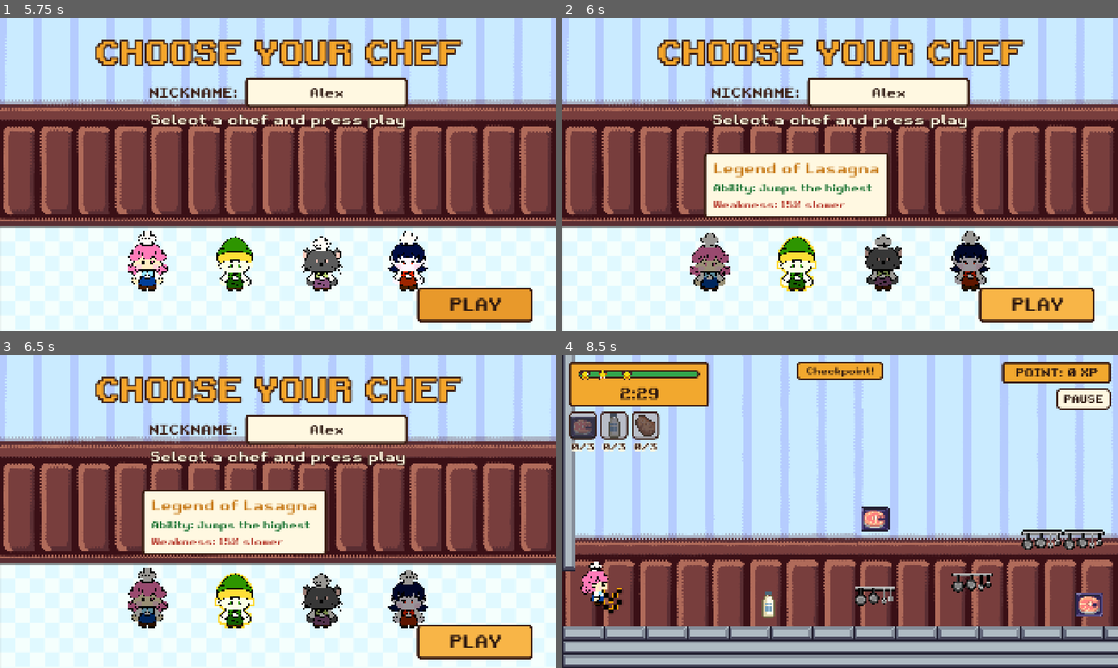
Above: before the commit, frames 1-4 (two rows, left to right).
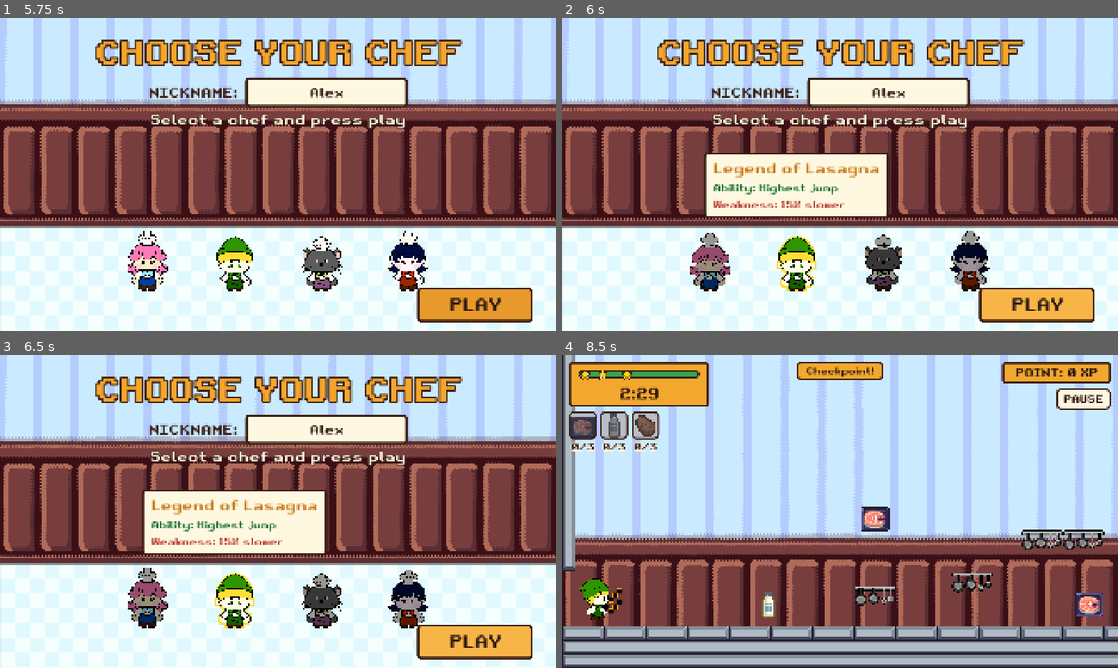
Above: after the commit, the same moments.

Repository: itspaulita/faster-chef-2
Game: Godot game, scene res://scenes/title_screen.tscn
The game is run twice, just before and just after one commit, with the same random seed, the same clock (stepped at 60 frames per second) and the same inputs.
Inputs (mouse positions are in pixels of both pictures, inside the frame that each line leads up to):
- Up to frame 1 (5.75 s): click "START" at 0.5 s; click (328, 93) at 1.27 s; type "Alex" at 1.35 s; click "PLAY" at 2 s; click "PLAY" at 2.75 s; tap Enter at 3.5 s; move the mouse to (400, 158) at 3.52 s; hold C (chop) 3.53-4.28 s; hold Right (right) 3.53-5.03 s; click (400, 158) at 3.67 s; tap Space (jump) at 3.8, 4.35, 5.3 s; move the mouse to (166, 190) at 4.27 s; tap C (chop) at 4.52, 4.55, 4.82 s; move the mouse to (333, 105) at 5.02 s; hold Left (left) from 5.03 s (still down); hold B (grab_drop) from 5.03 s (still down)
- Up to frame 2 (6 s): move the mouse to (812, 237) at 5.77 s; release Left (left) at 5.78 s; release B (grab_drop) at 5.78 s; hold Right (right) from 5.78 s (still down); tap C (chop) at 5.85 s; click (812, 237) at 5.92 s
- Up to frame 3 (6.5 s): keep holding Right (right); tap C (chop) at 6.02, 6.32 s
- Up to frame 4 (8.5 s): move the mouse to (1006, 558) at 6.52 s; tap Space (jump) at 6.6, 8.3 s; tap C (chop) at 6.77, 7.07, 7.52, 7.55, 7.82 s; move the mouse to (673, 464) at 7.27 s; release Right (right) at 7.28 s; hold Left (left) 7.28-8.03 s; tap B (grab_drop) at 7.35 s; move the mouse to (867, 511) at 8.02 s; hold Right (right) from 8.03 s (still down); hold C (chop) from 8.03 s (still down); click (867, 511) at 8.17 s

Frame 1 is identical in both runs. In frame 2, 0.3% of the frame differs, in the area x 35-56%, y 53-57%; in frame 3, 0.3%; in frame 4, 0.6%, in the area x 3-9%, y 66-85%.

Commit message:
add chefs abilities

Diff:
--- a/scenes/player_1.tscn
+++ b/scenes/player_1.tscn
@@ -1,7 +1,6 @@
 [gd_scene format=3 uid="uid://kxgk2rptjesw"]
 
 [ext_resource type="Script" uid="uid://q8cvoxv6shnv" path="res://scripts/player_1.gd" id="1_gneq0"]
-[ext_resource type="Texture2D" uid="uid://wys3d8eo11sy" path="res://assets/images/player/princess dish 2_2.png" id="1_squ5q"]
 [ext_resource type="Texture2D" uid="uid://wys3d8eo11sy" path="res://assets/images/player/princess dish 2_2.png" id="3_f7tsm"]
 
 [sub_resource type="AtlasTexture" id="AtlasTexture_7m5b5"]
@@ -48,13 +47,13 @@
 atlas = ExtResource("3_f7tsm")
 region = Rect2(560, 110, 80, 110)
 
-[sub_resource type="AtlasTexture" id="AtlasTexture_i66ns"]
-atlas = ExtResource("1_squ5q")
-region = Rect2(480, 110, 80, 110)
+[sub_resource type="AtlasTexture" id="AtlasTexture_gneq0"]
+atlas = ExtResource("3_f7tsm")
+region = Rect2(160, 110, 80, 110)
 
-[sub_resource type="AtlasTexture" id="AtlasTexture_lq3ur"]
-atlas = ExtResource("1_squ5q")
-region = Rect2(560, 110, 80, 110)
+[sub_resource type="AtlasTexture" id="AtlasTexture_61r2x"]
+atlas = ExtResource("3_f7tsm")
+region = Rect2(240, 110, 80, 110)
 
 [sub_resource type="AtlasTexture" id="AtlasTexture_3x8tk"]
 atlas = ExtResource("3_f7tsm")
@@ -121,10 +120,10 @@
 }, {
 "frames": [{
 "duration": 1.0,
-"texture": SubResource("AtlasTexture_i66ns")
+"texture": SubResource("AtlasTexture_gneq0")
 }, {
 "duration": 1.0,
-"texture": SubResource("AtlasTexture_lq3ur")
+"texture": SubResource("AtlasTexture_61r2x")
 }],
 "loop": 1,
 "name": &"running",
--- /dev/null
+++ b/scenes/player_2.tscn
@@ -0,0 +1,164 @@
+[gd_scene format=3 uid="uid://civnt0j8woirv"]
+
+[ext_resource type="Script" uid="uid://q8cvoxv6shnv" path="res://scripts/player_1.gd" id="1_s551d"]
+[ext_resource type="Texture2D" uid="uid://d27h60abxqm8p" path="res://assets/images/player/legend of lasagna.png" id="2_s551d"]
+
+[sub_resource type="AtlasTexture" id="AtlasTexture_yjax8"]
+atlas = ExtResource("2_s551d")
+region = Rect2(160, 0, 80, 110)
+
+[sub_resource type="AtlasTexture" id="AtlasTexture_oc1kf"]
+atlas = ExtResource("2_s551d")
+region = Rect2(240, 0, 80, 110)
+
+[sub_resource type="AtlasTexture" id="AtlasTexture_0mr0g"]
+atlas = ExtResource("2_s551d")
+region = Rect2(0, 110, 80, 110)
+
+[sub_resource type="AtlasTexture" id="AtlasTexture_v7tvf"]
+atlas = ExtResource("2_s551d")
+region = Rect2(80, 110, 80, 110)
+
+[sub_resource type="AtlasTexture" id="AtlasTexture_povjg"]
+atlas = ExtResource("2_s551d")
+region = Rect2(160, 330, 80, 110)
+
+[sub_resource type="AtlasTexture" id="AtlasTexture_hkoe6"]
+atlas = ExtResource("2_s551d")
+region = Rect2(240, 330, 80, 110)
+
+[sub_resource type="AtlasTexture" id="AtlasTexture_ne6jw"]
+atlas = ExtResource("2_s551d")
+region = Rect2(320, 110, 80, 110)
+
+[sub_resource type="AtlasTexture" id="AtlasTexture_b2c7a"]
+atlas = ExtResource("2_s551d")
+region = Rect2(400, 110, 80, 110)
+
+[sub_resource type="AtlasTexture" id="AtlasTexture_x4ukj"]
+atlas = ExtResource("2_s551d")
+region = Rect2(480, 110, 80, 110)
+
+[sub_resource type="AtlasTexture" id="AtlasTexture_t4bc4"]
+atlas = ExtResource("2_s551d")
+region = Rect2(160, 110, 80, 110)
+
+[sub_resource type="AtlasTexture" id="AtlasTexture_wtgcc"]
+atlas = ExtResource("2_s551d")
+region = Rect2(560, 110, 80, 110)
+
+[sub_resource type="AtlasTexture" id="AtlasTexture_jbo5h"]
+atlas = ExtResource("2_s551d")
+region = Rect2(160, 110, 80, 110)
+
+[sub_resource type="AtlasTexture" id="AtlasTexture_60kbs"]
+atlas = ExtResource("2_s551d")
+region = Rect2(240, 110, 80, 110)
+
+[sub_resource type="AtlasTexture" id="AtlasTexture_3ooxp"]
+atlas = ExtResource("2_s551d")
+region = Rect2(480, 330, 80, 110)
+
+[sub_resource type="AtlasTexture" id="AtlasTexture_ab820"]
+atlas = ExtResource("2_s551d")
+region = Rect2(560, 330, 80, 110)
+
+[sub_resource type="SpriteFrames" id="SpriteFrames_ejf1h"]
+animations = [{
+"frames": [{
+"duration": 1.0,
+"texture": SubResource("AtlasTexture_yjax8")
+}, {
+"duration": 1.0,
+"texture": SubResource("AtlasTexture_oc1kf")
+}],
+"loop": 1,
+"name": &"idle",
+"speed": 3.0
+}, {
+"frames": [{
+"duration": 1.0,
+"texture": SubResource("AtlasTexture_0mr0g")
+}, {
+"duration": 1.0,
+"texture": SubResource("AtlasTexture_v7tvf")
+}],
+"loop": 1,
+"name": &"idle_side",
+"speed": 2.5
+}, {
+"frames": [{
+"duration": 1.0,
+"texture": SubResource("AtlasTexture_povjg")
+}, {
+"duration": 1.0,
+"texture": SubResource("AtlasTexture_hkoe6")
+}],
+"loop": 1,
+"name": &"idle_side_grab",
+"speed": 5.0
+}, {
+"frames": [{
+"duration": 1.0,
+"texture": SubResource("AtlasTexture_ne6jw")
+}, {
+"duration": 1.0,
+"texture": SubResource("AtlasTexture_b2c7a")
+}, {
+"duration": 1.0,
+"texture": SubResource("AtlasTexture_x4ukj")
+}, {
+"duration": 1.0,
+"texture": SubResource("AtlasTexture_t4bc4")
+}, {
+"duration": 1.0,
+"texture": SubResource("AtlasTexture_wtgcc")
+}],
+"loop": 1,
+"name": &"jumping",
+"speed": 5.0
+}, {
+"frames": [{
+"duration": 1.0,
+"texture": SubResource("AtlasTexture_jbo5h")
+}, {
+"duration": 1.0,
+"texture": SubResource("AtlasTexture_60kbs")
+}],
+"loop": 1,
+"name": &"running",
+"speed": 3.0
+}, {
+"frames": [{
+"duration": 1.0,
+"texture": SubResource("AtlasTexture_3ooxp")
+}, {
+"duration": 1.0,
+"texture": SubResource("AtlasTexture_ab820")
+}],
+"loop": 1,
+"name": &"running_grab",
+"speed": 5.0
+}]
+
+[sub_resource type="RectangleShape2D" id="RectangleShape2D_6u4hi"]
+size = Vector2(30, 88)
+
+[node name="Player 2" type="CharacterBody2D" unique_id=697734632]
+scale = Vector2(0.5, 0.5)
+script = ExtResource("1_s551d")
+
+[node name="AnimatedSprite2D" type="AnimatedSprite2D" parent="." unique_id=1857205123]
+texture_filter = 1
+sprite_frames = SubResource("SpriteFrames_ejf1h")
+animation = &"idle_side"
+autoplay = "idle_side"
+
+[node name="CollisionShape2D" type="CollisionShape2D" parent="." unique_id=2143044411]
+position = Vector2(3, 10)
+shape = SubResource("RectangleShape2D_6u4hi")
+
+[node name="Camera2D" type="Camera2D" parent="." unique_id=1518106743]
+limit_smoothed = true
+position_smoothing_enabled = true
+position_smoothing_speed = 8.0
--- /dev/null
+++ b/scenes/player_3.tscn
@@ -0,0 +1,164 @@
+[gd_scene format=3 uid="uid://71i6bg6nls8f"]
+
+[ext_resource type="Script" uid="uid://q8cvoxv6shnv" path="res://scripts/player_1.gd" id="1_l0ss0"]
+[ext_resource type="Texture2D" uid="uid://ctmgul0wwhidt" path="res://assets/images/player/pastatouille.png" id="2_l0ss0"]
+
+[sub_resource type="AtlasTexture" id="AtlasTexture_ksy41"]
+atlas = ExtResource("2_l0ss0")
+region = Rect2(160, 0, 80, 110)
+
+[sub_resource type="AtlasTexture" id="AtlasTexture_5x17q"]
+atlas = ExtResource("2_l0ss0")
+region = Rect2(240, 0, 80, 110)
+
+[sub_resource type="AtlasTexture" id="AtlasTexture_h5jk2"]
+atlas = ExtResource("2_l0ss0")
+region = Rect2(0, 110, 80, 110)
+
+[sub_resource type="AtlasTexture" id="AtlasTexture_5msqq"]
+atlas = ExtResource("2_l0ss0")
+region = Rect2(80, 110, 80, 110)
+
+[sub_resource type="AtlasTexture" id="AtlasTexture_gerpv"]
+atlas = ExtResource("2_l0ss0")
+region = Rect2(160, 330, 80, 110)
+
+[sub_resource type="AtlasTexture" id="AtlasTexture_xkl45"]
+atlas = ExtResource("2_l0ss0")
+region = Rect2(240, 330, 80, 110)
+
+[sub_resource type="AtlasTexture" id="AtlasTexture_wq038"]
+atlas = ExtResource("2_l0ss0")
+region = Rect2(320, 110, 80, 110)
+
+[sub_resource type="AtlasTexture" id="AtlasTexture_3tie1"]
+atlas = ExtResource("2_l0ss0")
+region = Rect2(400, 110, 80, 110)
+
+[sub_resource type="AtlasTexture" id="AtlasTexture_hyas7"]
+atlas = ExtResource("2_l0ss0")
+region = Rect2(480, 110, 80, 110)
+
+[sub_resource type="AtlasTexture" id="AtlasTexture_lb4bi"]
+atlas = ExtResource("2_l0ss0")
+region = Rect2(160, 110, 80, 110)
+
+[sub_resource type="AtlasTexture" id="AtlasTexture_6ilbb"]
+atlas = ExtResource("2_l0ss0")
+region = Rect2(560, 110, 80, 110)
+
+[sub_resource type="AtlasTexture" id="AtlasTexture_rjsgi"]
+atlas = ExtResource("2_l0ss0")
+region = Rect2(160, 110, 80, 110)
+
+[sub_resource type="AtlasTexture" id="AtlasTexture_o15p6"]
+atlas = ExtResource("2_l0ss0")
+region = Rect2(240, 110, 80, 110)
+
+[sub_resource type="AtlasTexture" id="AtlasTexture_077x3"]
+atlas = ExtResource("2_l0ss0")
+region = Rect2(480, 330, 80, 110)
+
+[sub_resource type="AtlasTexture" id="AtlasTexture_icw5e"]
+atlas = ExtResource("2_l0ss0")
+region = Rect2(560, 330, 80, 110)
+
+[sub_resource type="SpriteFrames" id="SpriteFrames_ejf1h"]
+animations = [{
+"frames": [{
+"duration": 1.0,
+"texture": SubResource("AtlasTexture_ksy41")
+}, {
+"duration": 1.0,
+"texture": SubResource("AtlasTexture_5x17q")
+}],
+"loop": 1,
+"name": &"idle",
+"speed": 3.0
+}, {
+"frames": [{
+"duration": 1.0,
+"texture": SubResource("AtlasTexture_h5jk2")
+}, {
+"duration": 1.0,
+"texture": SubResource("AtlasTexture_5msqq")
+}],
+"loop": 1,
+"name": &"idle_side",
+"speed": 2.5
+}, {
+"frames": [{
+"duration": 1.0,
+"texture": SubResource("AtlasTexture_gerpv")
+}, {
+"duration": 1.0,
+"texture": SubResource("AtlasTexture_xkl45")
+}],
+"loop": 1,
+"name": &"idle_side_grab",
+"speed": 5.0
+}, {
+"frames": [{
+"duration": 1.0,
+"texture": SubResource("AtlasTexture_wq038")
+}, {
+"duration": 1.0,
+"texture": SubResource("AtlasTexture_3tie1")
+}, {
+"duration": 1.0,
+"texture": SubResource("AtlasTexture_hyas7")
+}, {
+"duration": 1.0,
+"texture": SubResource("AtlasTexture_lb4bi")
+}, {
+"duration": 1.0,
+"texture": SubResource("AtlasTexture_6ilbb")
+}],
+"loop": 1,
+"name": &"jumping",
+"speed": 5.0
+}, {
+"frames": [{
+"duration": 1.0,
+"texture": SubResource("AtlasTexture_rjsgi")
+}, {
+"duration": 1.0,
+"texture": SubResource("AtlasTexture_o15p6")
+}],
+"loop": 1,
+"name": &"running",
+"speed": 3.0
+}, {
+"frames": [{
+"duration": 1.0,
+"texture": SubResource("AtlasTexture_077x3")
+}, {
+"duration": 1.0,
+"texture": SubResource("AtlasTexture_icw5e")
+}],
+"loop": 1,
+"name": &"running_grab",
+"speed": 5.0
+}]
+
+[sub_resource type="RectangleShape2D" id="RectangleShape2D_6u4hi"]
+size = Vector2(30, 88)
+
+[node name="Player 2" type="CharacterBody2D" unique_id=697734632]
+scale = Vector2(0.5, 0.5)
+script = ExtResource("1_l0ss0")
+
+[node name="AnimatedSprite2D" type="AnimatedSprite2D" parent="." unique_id=1857205123]
+texture_filter = 1
+sprite_frames = SubResource("SpriteFrames_ejf1h")
+animation = &"idle_side"
+autoplay = "idle_side"
+
+[node name="CollisionShape2D" type="CollisionShape2D" parent="." unique_id=2143044411]
+position = Vector2(0, 10)
+shape = SubResource("RectangleShape2D_6u4hi")
+
+[node name="Camera2D" type="Camera2D" parent="." unique_id=1518106743]
+limit_smoothed = true
+position_smoothing_enabled = true
+position_smoothing_speed = 8.0
--- /dev/null
+++ b/scenes/player_4.tscn
@@ -0,0 +1,164 @@
+[gd_scene format=3 uid="uid://fhn0sh7x4odh"]
+
+[ext_resource type="Script" uid="uid://q8cvoxv6shnv" path="res://scripts/player_1.gd" id="1_2svai"]
+[ext_resource type="Texture2D" uid="uid://dmy73jutvpil1" path="res://assets/images/player/mavis papaya.png" id="2_2svai"]
+
+[sub_resource type="AtlasTexture" id="AtlasTexture_cdtcj"]
+atlas = ExtResource("2_2svai")
+region = Rect2(160, 0, 80, 110)
+
+[sub_resource type="AtlasTexture" id="AtlasTexture_ksy41"]
+atlas = ExtResource("2_2svai")
+region = Rect2(240, 0, 80, 110)
+
+[sub_resource type="AtlasTexture" id="AtlasTexture_5x17q"]
+atlas = ExtResource("2_2svai")
+region = Rect2(0, 110, 80, 110)
+
+[sub_resource type="AtlasTexture" id="AtlasTexture_h5jk2"]
+atlas = ExtResource("2_2svai")
+region = Rect2(80, 110, 80, 110)
+
+[sub_resource type="AtlasTexture" id="AtlasTexture_5msqq"]
+atlas = ExtResource("2_2svai")
+region = Rect2(160, 330, 80, 110)
+
+[sub_resource type="AtlasTexture" id="AtlasTexture_gerpv"]
+atlas = ExtResource("2_2svai")
+region = Rect2(240, 330, 80, 110)
+
+[sub_resource type="AtlasTexture" id="AtlasTexture_xkl45"]
+atlas = ExtResource("2_2svai")
+region = Rect2(320, 110, 80, 110)
+
+[sub_resource type="AtlasTexture" id="AtlasTexture_wq038"]
+atlas = ExtResource("2_2svai")
+region = Rect2(400, 110, 80, 110)
+
+[sub_resource type="AtlasTexture" id="AtlasTexture_3tie1"]
+atlas = ExtResource("2_2svai")
+region = Rect2(480, 110, 80, 110)
+
+[sub_resource type="AtlasTexture" id="AtlasTexture_hyas7"]
+atlas = ExtResource("2_2svai")
+region = Rect2(160, 110, 80, 110)
+
+[sub_resource type="AtlasTexture" id="AtlasTexture_lb4bi"]
+atlas = ExtResource("2_2svai")
+region = Rect2(560, 110, 80, 110)
+
+[sub_resource type="AtlasTexture" id="AtlasTexture_6ilbb"]
+atlas = ExtResource("2_2svai")
+region = Rect2(160, 110, 80, 110)
+
+[sub_resource type="AtlasTexture" id="AtlasTexture_rjsgi"]
+atlas = ExtResource("2_2svai")
+region = Rect2(240, 110, 80, 110)
+
+[sub_resource type="AtlasTexture" id="AtlasTexture_o15p6"]
+atlas = ExtResource("2_2svai")
+region = Rect2(480, 330, 80, 110)
+
+[sub_resource type="AtlasTexture" id="AtlasTexture_077x3"]
+atlas = ExtResource("2_2svai")
+region = Rect2(560, 330, 80, 110)
+
+[sub_resource type="SpriteFrames" id="SpriteFrames_ejf1h"]
+animations = [{
+"frames": [{
+"duration": 1.0,
+"texture": SubResource("AtlasTexture_cdtcj")
+}, {
+"duration": 1.0,
+"texture": SubResource("AtlasTexture_ksy41")
+}],
+"loop": 1,
+"name": &"idle",
+"speed": 3.0
+}, {
+"frames": [{
+"duration": 1.0,
+"texture": SubResource("AtlasTexture_5x17q")
+}, {
+"duration": 1.0,
+"texture": SubResource("AtlasTexture_h5jk2")
+}],
+"loop": 1,
+"name": &"idle_side",
+"speed": 2.5
+}, {
+"frames": [{
+"duration": 1.0,
+"texture": SubResource("AtlasTexture_5msqq")
+}, {
+"duration": 1.0,
+"texture": SubResource("AtlasTexture_gerpv")
+}],
+"loop": 1,
+"name": &"idle_side_grab",
+"speed": 5.0
+}, {
+"frames": [{
+"duration": 1.0,
+"texture": SubResource("AtlasTexture_xkl45")
+}, {
+"duration": 1.0,
+"texture": SubResource("AtlasTexture_wq038")
+}, {
+"duration": 1.0,
+"texture": SubResource("AtlasTexture_3tie1")
+}, {
+"duration": 1.0,
+"texture": SubResource("AtlasTexture_hyas7")
+}, {
+"duration": 1.0,
+"texture": SubResource("AtlasTexture_lb4bi")
+}],
+"loop": 1,
+"name": &"jumping",
+"speed": 5.0
+}, {
+"frames": [{
+"duration": 1.0,
+"texture": SubResource("AtlasTexture_6ilbb")
+}, {
+"duration": 1.0,
+"texture": SubResource("AtlasTexture_rjsgi")
+}],
+"loop": 1,
+"name": &"running",
+"speed": 3.0
+}, {
+"frames": [{
+"duration": 1.0,
+"texture": SubResource("AtlasTexture_o15p6")
+}, {
+"duration": 1.0,
+"texture": SubResource("AtlasTexture_077x3")
+}],
+"loop": 1,
+"name": &"running_grab",
+"speed": 5.0
+}]
+
+[sub_resource type="RectangleShape2D" id="RectangleShape2D_6u4hi"]
+size = Vector2(30, 88)
+
+[node name="Player 2" type="CharacterBody2D" unique_id=697734632]
+scale = Vector2(0.5, 0.5)
+script = ExtResource("1_2svai")
+
+[node name="AnimatedSprite2D" type="AnimatedSprite2D" parent="." unique_id=1857205123]
+texture_filter = 1
+sprite_frames = SubResource("SpriteFrames_ejf1h")
+animation = &"idle_side"
+autoplay = "idle_side"
+
+[node name="CollisionShape2D" type="CollisionShape2D" parent="." unique_id=2143044411]
+position = Vector2(5, 10)
+shape = SubResource("RectangleShape2D_6u4hi")
+
+[node name="Camera2D" type="Camera2D" parent="." unique_id=1518106743]
+limit_smoothed = true
+position_smoothing_enabled = true
+position_smoothing_speed = 8.0
--- a/scripts/chef_stats.gd
+++ b/scripts/chef_stats.gd
@@ -1,39 +1,67 @@
 class_name ChefStats
 extends RefCounted
-## Abilities and weaknesses shown on the chef select screen (text only for now, except
-## `speed`, which the player applies). Blank entries show PLACEHOLDER.
+## Each chef's look, abilities and weaknesses. The choose-chef screen shows name/ability/weakness;
+## the player and the levels read the numbers with ChefStats.mine(key, default).
 
 const PLACEHOLDER := "TBD"
 
+## Keys (all optional, a missing key = normal):
+##   scene          the player scene whose animations this chef uses
+##   speed          run speed multiplier (1.0 = normal)
+##   jump           jump speed multiplier (height grows with the square: 0.9 → ~81%)
+##   air_jumps      extra jumps in the air (1 = double jump)
+##   cats_hop       cats near this chef stop and hop in place
+##   pickup_radius  ingredient pickup circle, in the chef's local units (0 = just the body)
+##   slippery       slow to start and stop
 const DATA := {
 	"PrincessDish": {
 		"name": "Princess Dish",
-		"ability": "15% faster",
-		"weakness": "Jumps the lowest",
-		"speed": 1.15,
+		"ability": "50% faster",
+		"weakness": "Lowest jump",
+		"scene": "res://scenes/player_1.tscn",
+		"speed": 1.5,
+		"jump": 0.9,
 	},
 	"LegendOfLasagna": {
 		"name": "Legend of Lasagna",
-		"ability": "Jumps the highest",
+		"ability": "Highest jump",
 		"weakness": "15% slower",
+		"scene": "res://scenes/player_2.tscn",
 		"speed": 0.85,
+		"jump": 1.1,
 	},
 	"Pastatouille": {
 		"name": "Pastatouille",
-		"ability": "Only 2 chops per ingredient",
-		"weakness": "Cat hits cost double points",
+		"ability": "Double jump",
+		"weakness": "Cats get excited nearby",
+		"scene": "res://scenes/player_3.tscn",
+		"air_jumps": 1,
+		"cats_hop": true,
 	},
 	"MavisPapaya": {
 		"name": "Mavis Papaya",
 		"ability": "Wider ingredient pickup",
 		"weakness": "Slippery movement",
+		"scene": "res://scenes/player_4.tscn",
+		"pickup_radius": 110.0,
+		"slippery": true,
 	},
 }
 
 
-## Run-speed multiplier for a chef (1.0 = normal). Applied by the player on every map.
+## One setting of a chef, or `default` if that chef doesn't have it.
+static func stat(chef_id: String, key: String, default: Variant) -> Variant:
+	return DATA.get(chef_id, {}).get(key, default)
+
+
+## Same, for the chef picked on the choose-chef screen.
+static func mine(key: String, default: Variant) -> Variant:
+	return stat(GameState.selected_chef_name, key, default)
+
+
+## Run-speed multiplier for a chef (1.0 = normal).
 static func speed_scale(chef_id: String) -> float:
-	return DATA.get(chef_id, {}).get("speed", 1.0)
+	return stat(chef_id, "speed", 1.0)
 
 
 static func get_stats(chef_id: String) -> Dictionary:
--- a/scripts/level_1.gd
+++ b/scripts/level_1.gd
@@ -63,6 +63,19 @@
 ## How far below the bottom of the map the chef falls before respawning.
 const FALL_MARGIN := 200.0
 var respawn_point := Vector2.ZERO
+
+# ---- Pastatouille's weakness: cats near her get excited and hop in place ----
+## How close (screen pixels) the chef must be for a cat to start hopping.
+const CAT_EXCITE_DISTANCE := 250.0
+## A bit further to calm down again, so a cat on the edge doesn't flicker on/off.
+const CAT_CALM_DISTANCE := 300.0
+## Hop height in the level's units (levelRoot is scaled x3, so 12 = 36 px on screen).
+const CAT_HOP_HEIGHT := 24.0
+## Seconds going up (and again coming down).
+const CAT_HOP_TIME := 0.22
+
+var cats_hop_near_chef := false
+var _hop_tweens := {}   # cat -> its looping hop Tween, while it's hopping
 
 
 func _ready() -> void:
@@ -127,9 +140,40 @@
 	xp_changed.emit(xp)
 
 func _setup_cats() -> void:
+	cats_hop_near_chef = ChefStats.mine("cats_hop", false)   # Pastatouille
 	for cat in cats.get_children():
 		if cat.has_signal("hit_chef"):
 			cat.hit_chef.connect(_on_cat_hit_chef)
+
+## Starts or stops each cat's hopping depending on how close the chef is.
+func _update_cat_hops() -> void:
+	for cat in cats.get_children():
+		if not "direction" in cat:
+			continue
+		var distance: float = cat.global_position.distance_to(player.global_position)
+		if not _hop_tweens.has(cat) and distance < CAT_EXCITE_DISTANCE:
+			_start_cat_hop(cat)
+		elif _hop_tweens.has(cat) and distance > CAT_CALM_DISTANCE:
+			_stop_cat_hop(cat)
+
+
+## The cat keeps patrolling (its own _process moves x); the tween only moves y.
+func _start_cat_hop(cat: Node2D) -> void:
+	var ground_y: float = cat.position.y
+	cat.set_meta("ground_y", ground_y)
+	var tween := create_tween().set_loops()
+	tween.tween_property(cat, "position:y", ground_y - CAT_HOP_HEIGHT, CAT_HOP_TIME) \
+			.set_trans(Tween.TRANS_QUAD).set_ease(Tween.EASE_OUT)
+	tween.tween_property(cat, "position:y", ground_y, CAT_HOP_TIME) \
+			.set_trans(Tween.TRANS_QUAD).set_ease(Tween.EASE_IN)
+	_hop_tweens[cat] = tween
+
+
+func _stop_cat_hop(cat: Node2D) -> void:
+	_hop_tweens[cat].kill()
+	_hop_tweens.erase(cat)
+	cat.position.y = cat.get_meta("ground_y")    # land exactly on the ground
+
 
 func _setup_fire_pits() -> void:
 	for pit in get_tree().get_nodes_in_group("fire_pit"):
@@ -232,6 +276,8 @@
 func _physics_process(_delta: float) -> void:
 	if player.global_position.y > camera.limit_bottom + FALL_MARGIN:
 		_respawn_player()
+	if cats_hop_near_chef:
+		_update_cat_hops()
 
 
 func _respawn_player() -> void:
--- a/scripts/player_1.gd
+++ b/scripts/player_1.gd
@@ -17,8 +17,14 @@
 var is_immune := false
 var blink_tween: Tween
 
-# The chosen chef's own run speed (Princess Dish +15%, Legend of Lasagna -15%): see ChefStats.
+# ---- The chosen chef's abilities and weaknesses (see ChefStats) ----
 var chef_speed_scale := 1.0
+var chef_jump_scale := 1.0
+## Mavis Papaya: slow to start and stop, like on ice.
+var slippery := false
+## Pastatouille: extra jumps allowed in the air (1 = double jump).
+var max_air_jumps := 0
+var air_jumps_left := 0
 
 ## Which footstep sound plays (see Audio.SOUNDS). The kitchen switches to the soft one.
 var footstep_sound := "walk"
@@ -29,14 +35,50 @@
 var _gum_count := 0   # how many gum patches the chef is touching right now
 
 func _ready() -> void:
-	chef_speed_scale = ChefStats.speed_scale(GameState.selected_chef_name)
+	chef_speed_scale = ChefStats.mine("speed", 1.0)
+	chef_jump_scale = ChefStats.mine("jump", 1.0)
+	slippery = ChefStats.mine("slippery", false)
+	max_air_jumps = ChefStats.mine("air_jumps", 0)
+	_apply_chef_look()
+	var pickup_radius: float = ChefStats.mine("pickup_radius", 0.0)
+	if pickup_radius > 0.0:
+		_add_pickup_area(pickup_radius)
 	sprite.frame_changed.connect(_on_frame_changed)
+
+
+## Every level uses player_1.tscn, so borrow the animations from the chosen chef's scene.
+func _apply_chef_look() -> void:
+	var path: String = ChefStats.mine("scene", "")
+	if path == "" or path == scene_file_path:
+		return
+	var other: Node = load(path).instantiate()
+	sprite.sprite_frames = other.get_node("AnimatedSprite2D").sprite_frames
+	other.free()
+	sprite.play("idle_side")
+
+
+## Mavis Papaya: a bigger invisible circle that collects ingredients from further away.
+## (Only ingredients have the `collected` signal, so cats, flags and fire are ignored.)
+func _add_pickup_area(radius: float) -> void:
+	var area := Area2D.new()
+	area.collision_layer = 0
+	var shape := CollisionShape2D.new()
+	var circle := CircleShape2D.new()
+	circle.radius = radius
+	shape.shape = circle
+	area.add_child(shape)
+	area.area_entered.connect(func(other: Area2D) -> void:
+		if other.has_signal("collected") and other.has_method("_on_body_entered"):
+			other._on_body_entered(self))
+	add_child(area)
 
 
 func _physics_process(delta: float) -> void:
 	# Coyote time: refill while standing, count down while in the air.
+	# Landing also gives back the air jumps (double jump).
 	if is_on_floor():
 		coyote_timer = COYOTE_TIME
+		air_jumps_left = max_air_jumps
 	else:
 		coyote_timer -= delta
 	apply_heavy_gravity(delta)
@@ -48,21 +90,34 @@
 		jump_buffer_timer -= delta
 
 	if jump_buffer_timer > 0.0 and coyote_timer > 0.0:
-		velocity.y = JUMP_VELOCITY * jump_multiplier
-		jump_buffer_timer = 0.0
-		coyote_timer = 0.0
+		_jump()
+	elif Input.is_action_just_pressed("jump") and coyote_timer <= 0.0 and air_jumps_left > 0:
+		# In the air and past coyote time: use an air jump (Pastatouille's double jump).
+		air_jumps_left -= 1
+		_jump()
 
 	# Let go of jump early for a short hop.
 	if Input.is_action_just_released("jump") and velocity.y < 0.0:
 		velocity.y *= 0.5
 
 	var direction := Input.get_axis("left", "right")
-	apply_horizontal_movement(delta, direction, SPEED * chef_speed_scale * speed_multiplier)
+	var max_speed := SPEED * chef_speed_scale * speed_multiplier
+	if slippery:
+		# slow to speed up, slides when letting go, wide turns
+		apply_horizontal_movement(delta, direction, max_speed, 0.3, 0.6, 0.7)
+	else:
+		apply_horizontal_movement(delta, direction, max_speed)
 	if direction:
 		sprite.flip_h = direction < 0
 
 	move_and_slide()
 	_update_animation()
+
+
+func _jump() -> void:
+	velocity.y = JUMP_VELOCITY * chef_jump_scale * jump_multiplier
+	jump_buffer_timer = 0.0
+	coyote_timer = 0.0
 
 ## Called by a bubblegum path when the chef steps on it.
 func enter_gum(speed_mult: float, jump_mult: float) -> void:
